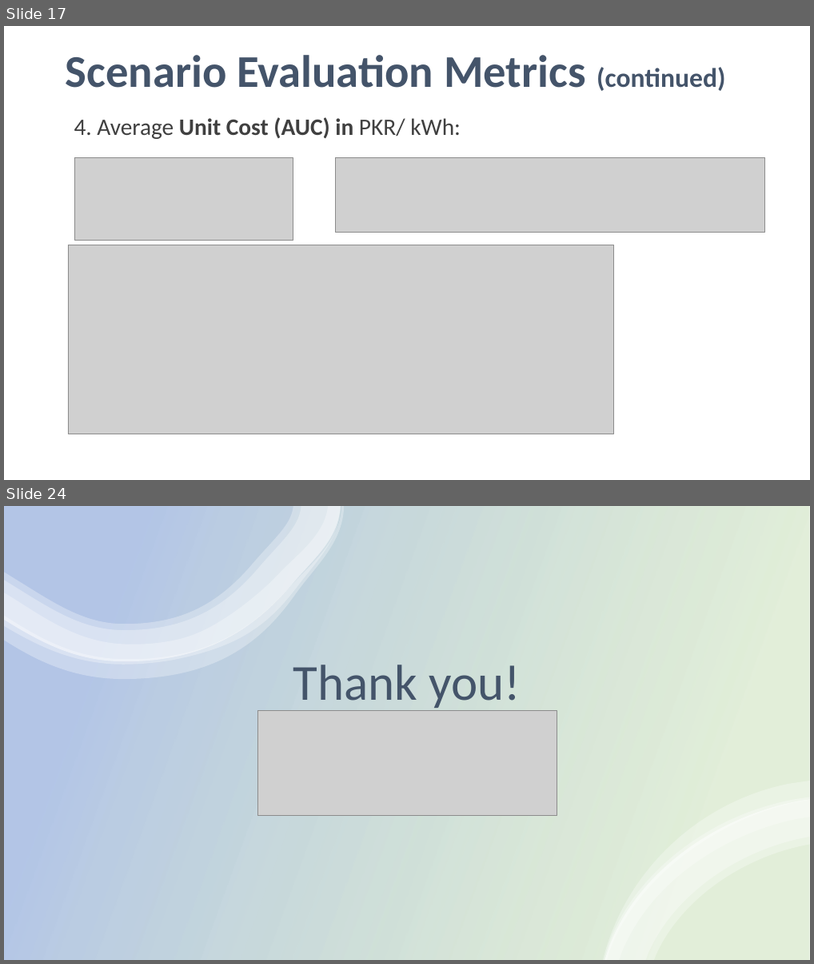
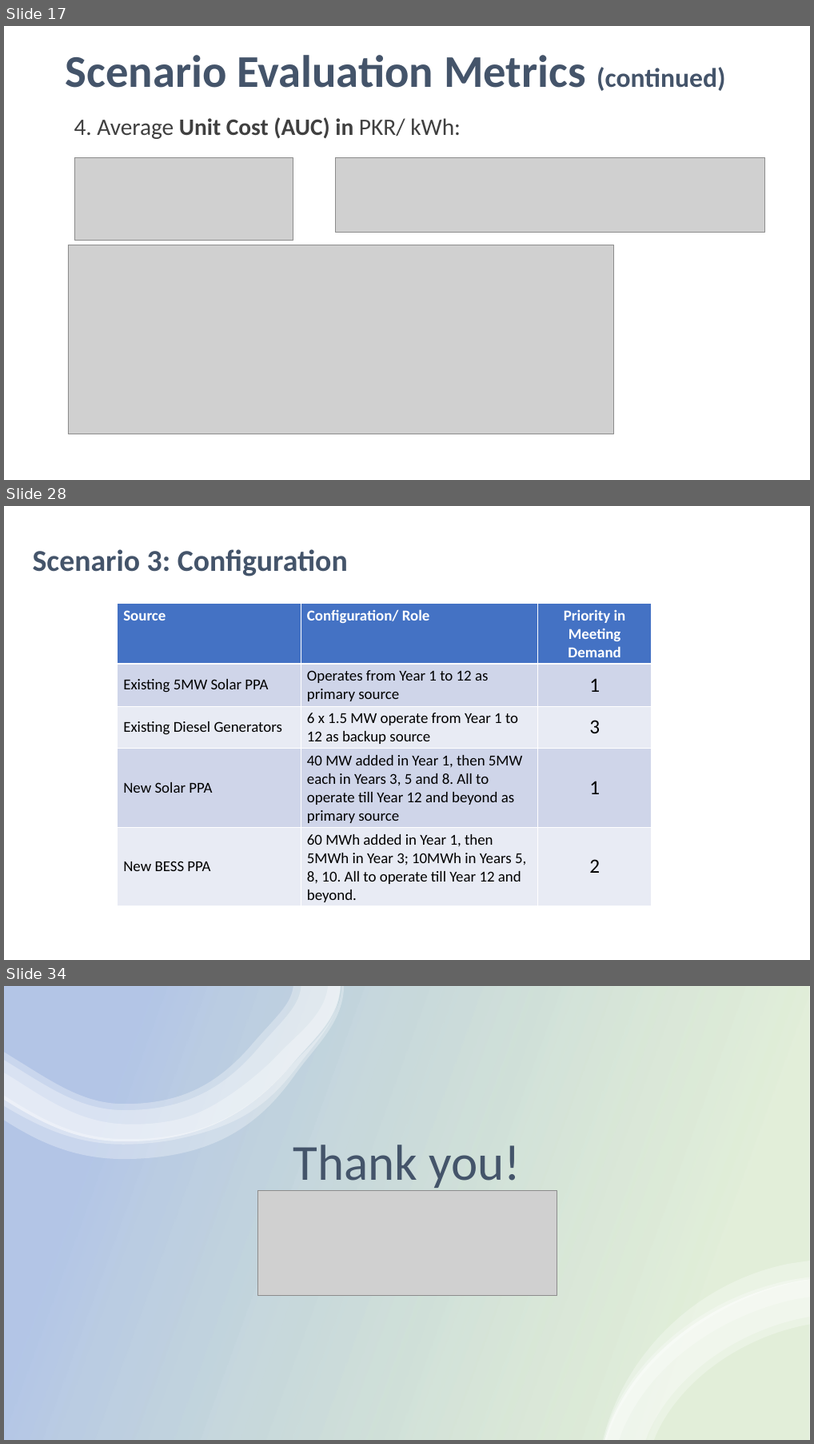
Before and after one commit to mz-mustafa/energy-mix-optimiser, a slide deck: Reporting/SECMC EEM Deck v4.0.pptx. Shown one above the other, each under a label of ours: slides 17 and 24 before the commit, slides 17, 28 and 34 after it; the slides between them are not shown. The pictures are 814x964 and 814x1444 pixels, drawn with LibreOffice and Linux fonts; fonts in the diff are those of the drawing; grey boxes stand for pictures. Boxes give left, top, right and bottom in pixels: in the first picture for what was removed or moved away, otherwise in the second. Text is boxed around its words. In the diff, an @@ line names an element or a change of style, - is before the commit and + after.

```diff
--- a/Reporting/SECMC EEM Deck v4.0.pptx
+++ b/Reporting/SECMC EEM Deck v4.0.pptx
@@ slide 28 added at [4, 506, 810, 960], background #FFFFFF @@
@@ text added at [33, 549, 348, 576], 36 pt, text #44546A, bold @@
+Scenario 3: Configuration
@@ table added at [118, 604, 653, 906], 5 rows, 3 columns @@
+Source | Configuration/ Role | Priority in Meeting Demand
+Existing 5MW Solar PPA | Operates from Year 1 to 12 as primary source | 1
+Existing Diesel Generators | 6 x 1.5 MW operate from Year 1 to 12 as backup source | 3
+New Solar PPA | 40 MW added in Year 1, then 5MW each in Years 3, 5 and 8. All to operate till Year 12 and beyond as primary source | 1
+New BESS PPA | 60 MWh added in Year 1, then 5MWh in Year 3; 10MWh in Years 5, 8, 10. All to operate till Year 12 and beyond. | 2
@@ what was slide 24 is now slide 34 @@
```
Also in this commit, not shown: 7 slides changed, 10 other slides added, 1 slide removed, 8 other files.
